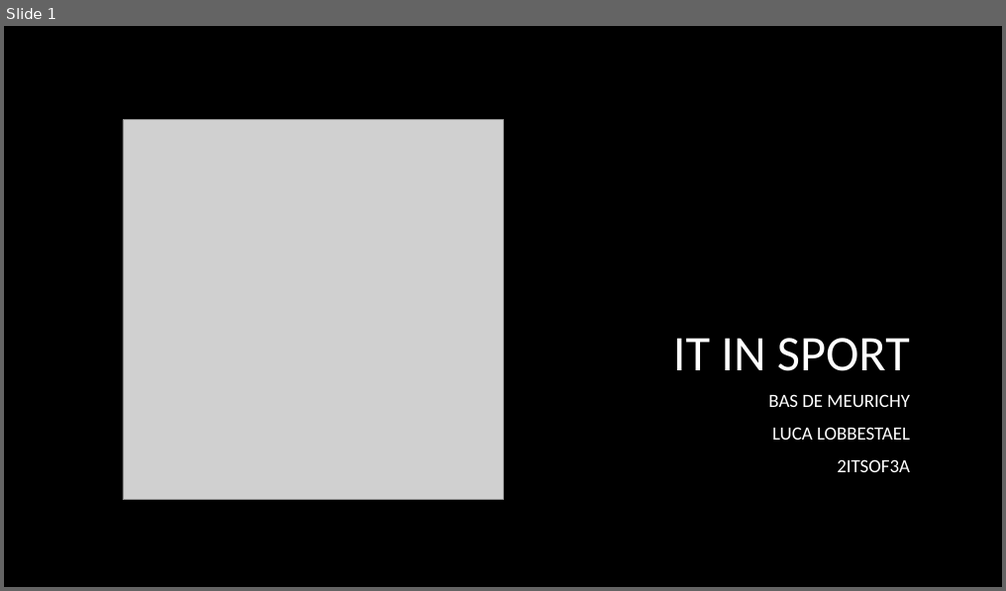
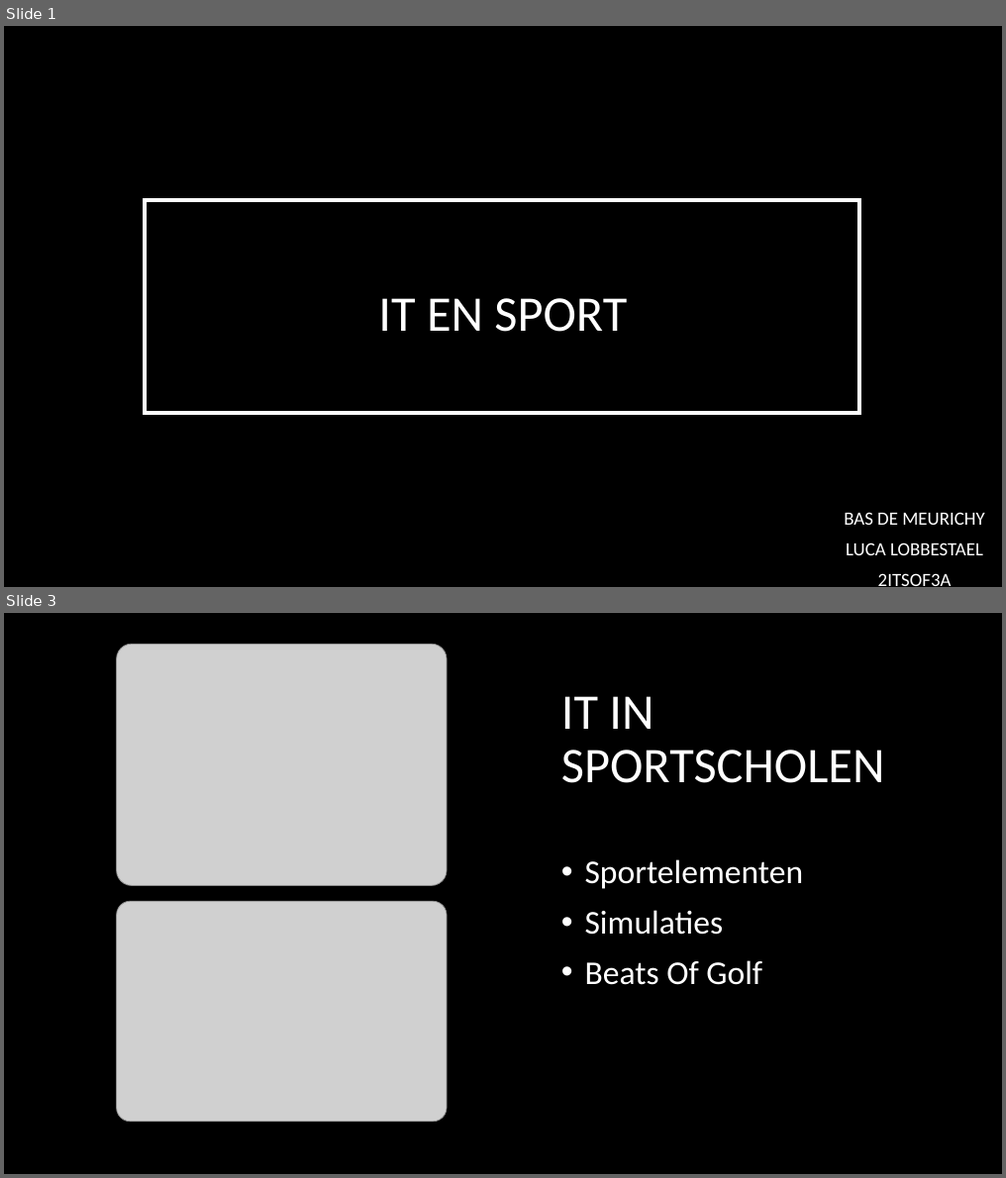
Before and after one commit to BasDM/PresentatiePM, a slide deck: Presentatie_powerpoint.pptx. Shown one above the other, each under a label of ours: slide 1 before the commit, slides 1 and 3 after it; the slides between them are not shown. The pictures are 1006x591 and 1006x1178 pixels, drawn with LibreOffice and Linux fonts; fonts in the diff are those of the drawing; grey boxes stand for pictures; background and template pictures are left out. Boxes give left, top, right and bottom in pixels: in the first picture for what was removed or moved away, otherwise in the second. Text is boxed around its words. In the diff, an @@ line names an element or a change of style, - is before the commit and + after.

```diff
--- a/Presentatie_powerpoint.pptx
+++ b/Presentatie_powerpoint.pptx
@@ slide 3 added at [4, 613, 1002, 1174], background picture (left out) @@
@@ picture added at [116, 644, 447, 885] @@
@@ title added at [561, 696, 885, 783], 48 pt, text #FFFFFF @@
+IT IN SPORTSCHOLEN
@@ text added at [585, 860, 804, 985], 32 pt, text #FFFFFF @@
+• Sportelementen
+• Simulaties
+• Beats Of Golf
@@ picture added at [116, 901, 447, 1121] @@
@@ slide 1 changed as well @@
@@ picture removed at [123, 120, 503, 500] @@
@@ rectangle added at [144, 199, 859, 413], fill #000000 at 70% opacity, outline #FFFFFF 4 pt @@
@@ title at [378, 298, 627, 332]: text changed @@
-IT IN SPORT
+IT EN SPORT
@@ subtitle "BAS DE MEURICHY": place and size @@
-subtitle "BAS DE MEURICHY" at [768, 394, 910, 472]
+subtitle "BAS DE MEURICHY" at [844, 512, 984, 586]
@@ subtitle "BAS DE MEURICHY" at [844, 512, 984, 586]: alignment right to centre; line spacing 1 to 0.9 @@
```
Also in this commit, not shown: 3 other slides changed, 3 other slides added, 3 slides removed, 1 other file.
